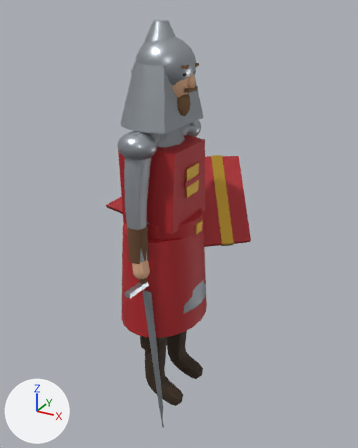
The glTF model models/era1/angliya_qilichboz.glb, before and after one commit.
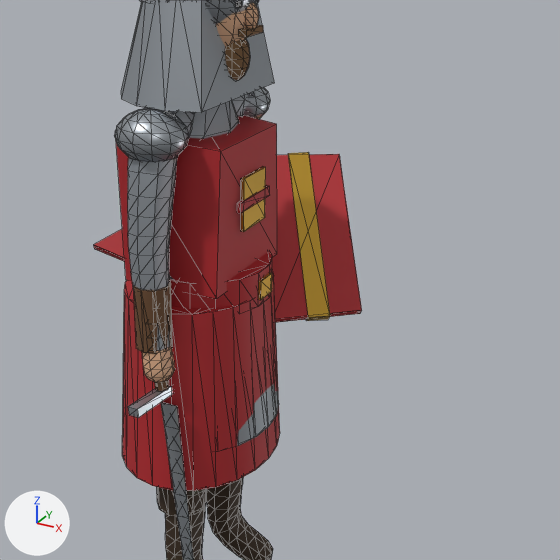
There are two pictures of each version: one whole from a 50 mm lens placed at (1.104, -1.857, 1.903), pointed at (0.007, 0.139, 0.905), one close up on the part from 16% to 100% of the width and 16% to 84% of the height. Lighting does not change. The marker at lower left points along +X, +Y and +Z. The last two pictures show the newer version. The close-ups show mesh edges as thin lines. Where no turn or scale is listed for an object, it has been applied to the vertices.

The first close-up shows 'Body', 'Shield', 'Sword'.
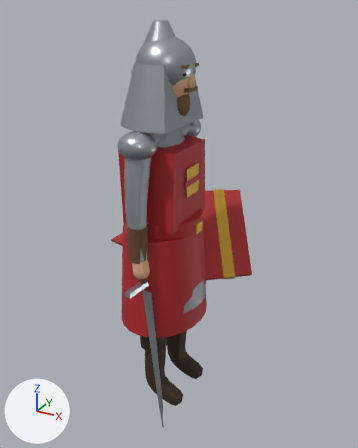
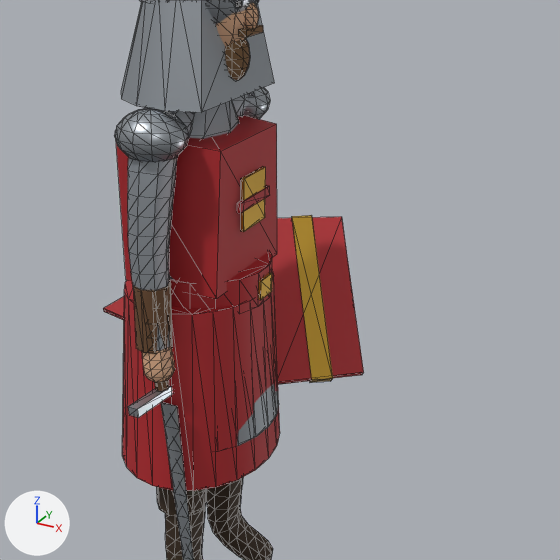
The change, as JSON lines over the scene's bpy script:
```json
{"op": "set", "path": "ob_shield.location", "old": "(-0.022, 0.282, 0.973)", "new": "(-0.006, 0.288, 0.78)"}
```

Where the change shows, as pixel boxes (x1, y1, x2, y2) in the close-ups (560 x 560 px):
```json
{"object": "Shield", "change": "moved", "before": [94, 152, 362, 322], "after": [103, 215, 364, 385]}
```
